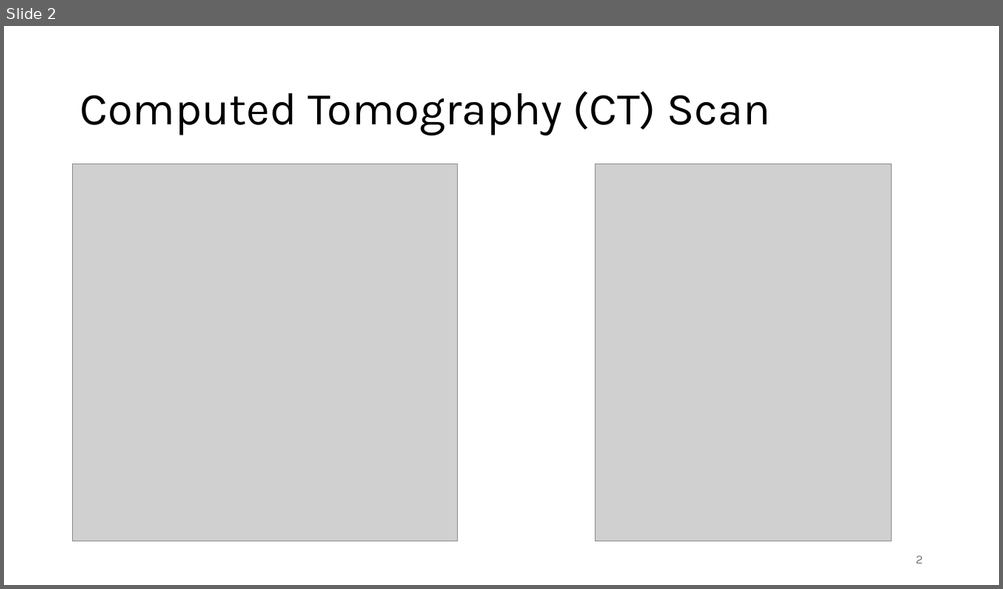
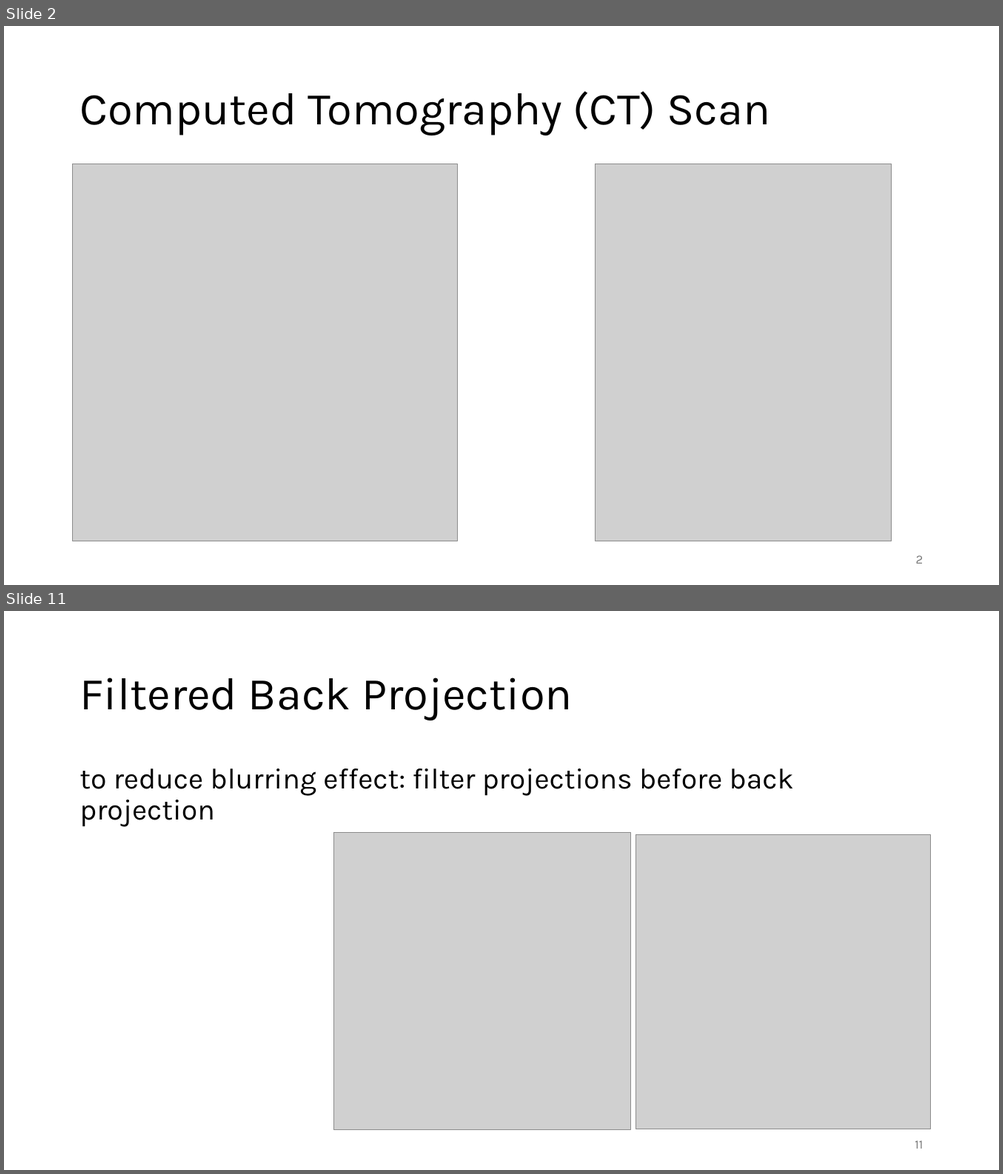
Before and after one commit to FelixWick/DL_images, a slide deck: slides/CT.pptx. Shown one above the other, each under a label of ours: slide 2 before the commit, slides 2 and 11 after it; the slides between them are not shown. The pictures are 1003x589 and 1003x1174 pixels, drawn with LibreOffice and Linux fonts; fonts in the diff are those of the drawing; grey boxes stand for pictures. Boxes give left, top, right and bottom in pixels: in the first picture for what was removed or moved away, otherwise in the second. Text is boxed around its words. In the diff, an @@ line names an element or a change of style, - is before the commit and + after.

```diff
--- a/slides/CT.pptx
+++ b/slides/CT.pptx
@@ slide 11 added at <box>4,611,999,1170</box>, background #FFFFFF @@
@@ title added at <box>79,678,572,721</box>, 44 pt, text #000000 @@
+Filtered Back Projection
@@ text added at <box>79,769,794,827</box>, 28 pt, text #000000 @@
+to reduce blurring effect: filter projections before back projection
@@ picture added at <box>334,832,631,1130</box> @@
@@ picture added at <box>636,834,930,1130</box> @@
@@ page number added at <box>914,1141,922,1149</box>, 12 pt, text #797979 @@
+11
```
Also in this commit, not shown: 5 slides changed, 7 other slides added, 1 slide removed.
